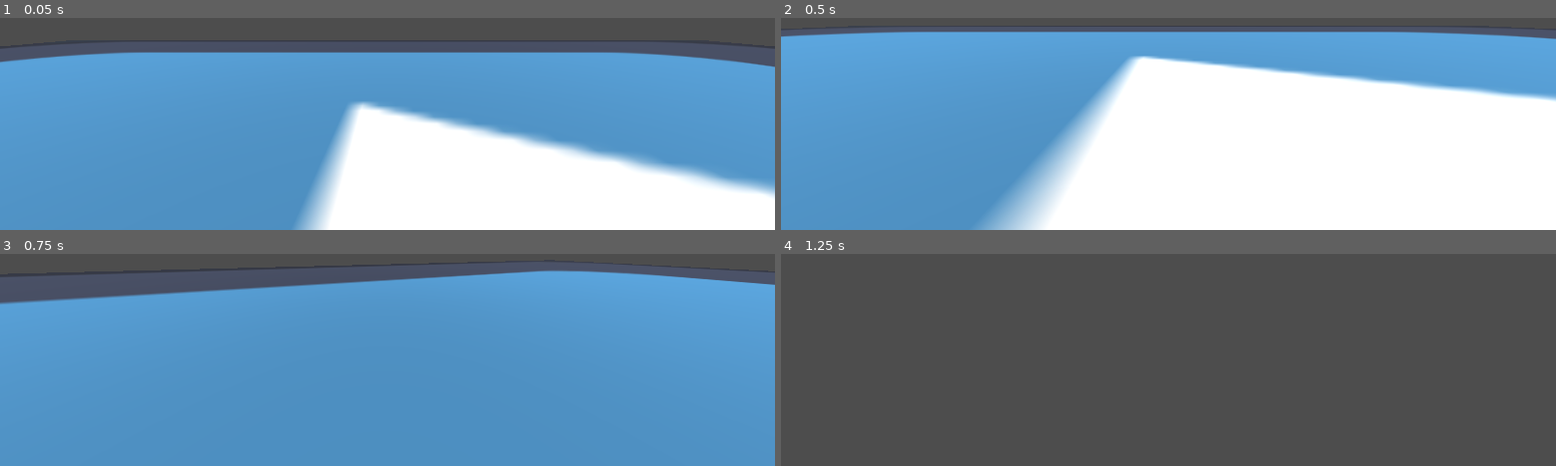
Above: before the commit, frames 1-4 (two rows, left to right).
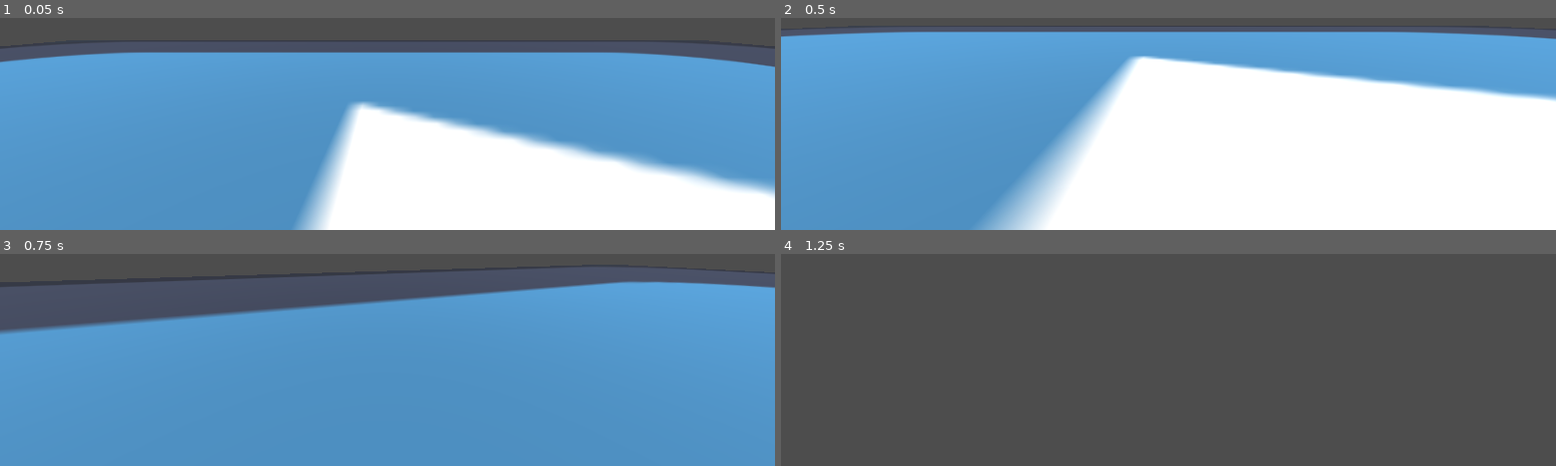
Above: after the commit, the same moments.

Repository: sudo-m3z1m/GhostRunner-like
Game: Godot game, scene res://Prefabs/test_scene.tscn
Same seed, same stepped clock (60 frames per second), same inputs: the game is played once before the commit and once after it. The engine's default icon, where the game draws it, is replaced by a stand-in: a white triangle on a blue panel in a dark square.
Inputs (mouse positions are in pixels of both pictures, inside the frame that each line leads up to):
- Up to frame 1 (0.05 s): no input
- Up to frame 2 (0.5 s): no input
- Up to frame 3 (0.75 s): tap Enter at 0.5 s; move the mouse to (outside the picture) at 0.52 s; hold W (Forward) from 0.53 s (still down); tap Shift (Shift) at 0.6 s
- Up to frame 4 (1.25 s): keep holding W (Forward)

Frames 1-2 are identical in both runs. In frame 3, 11% of the frame differs, in the area x 0-100%, y 4-38%; in frame 4, nothing differs.

Commit message:
Fixed bug with dash tween animation, it was permanently switching to the idle state, and added verticle dash direction

Diff:
--- a/Prefabs/CharacterController/States/dash.gd
+++ b/Prefabs/CharacterController/States/dash.gd
@@ -1,15 +1,17 @@
 extends State
+
+@onready var dash_timer: Timer = $Timer
 
 @export var dash_speed: float
 @export var dash_time: float
 @export var delta_dash_fov: float
 
-var dash_timer: SceneTreeTimer
-
 func enter_state(target: Player) -> void:
 	super(target)
 
-	dash_timer = get_tree().create_timer(dash_time)
+	accepted_states.erase(StateMachine.STATES.IDLE)
+
+	dash_timer.start(dash_time)
 	dash_timer.timeout.connect(finish_dash)
 
 	animate_transition(true)
@@ -20,19 +22,22 @@
 
 func exit_state(next_state: StateMachine.STATES) -> bool:
 	if is_next_state_valid(next_state):
-		animate_transition(false)
 		return true
 	return false
 
 func start_dash() -> void:
-	var direction: Vector3 = Vector3.FORWARD
-	direction = direction.rotated(Vector3.UP, target.camera.rotation.y)
-	direction = direction.rotated(Vector3.RIGHT, target.camera.rotation.x)
+	var direction: Vector3
+	direction = target.camera.global_position.direction_to(target.dash_marker.global_position)
 
-	target.velocity = direction * dash_speed
+	target.velocity += direction * dash_speed
 
 func finish_dash() -> void:
+	animate_transition(false)
+
+	accepted_states.append(StateMachine.STATES.IDLE)
 	state_machine.change_state(StateMachine.STATES.IDLE)
+
+	dash_timer.timeout.disconnect(finish_dash)
 
 func animate_transition(animation_in: bool):
 	var transition_fov: float = target.default_fov
@@ -41,4 +46,4 @@
 	if animation_in:
 		transition_fov += delta_dash_fov
 
-	tween.tween_property(target.camera, "fov", transition_fov, 0.01)
+	tween.tween_property(target.camera, "fov", transition_fov, dash_time)
--- a/Prefabs/player.gd
+++ b/Prefabs/player.gd
@@ -9,6 +9,7 @@
 
 @onready var camera: Camera3D = $CameraPivot/Camera3D
 @onready var camera_pivot: Node3D = $CameraPivot
+@onready var dash_marker: Marker3D = $CameraPivot/Camera3D/Marker3D
 @onready var input_handler: InputHandler = $InputHandler
 @onready var state_machine: StateMachine = $StateMachine
 
--- a/Prefabs/player.tscn
+++ b/Prefabs/player.tscn
@@ -23,6 +23,9 @@
 [node name="Camera3D" type="Camera3D" parent="CameraPivot"]
 transform = Transform3D(1, 0, 0, 0, 1, 0, 0, 0, 1, 0, 0.905895, -0.604244)
 current = true
+
+[node name="Marker3D" type="Marker3D" parent="CameraPivot/Camera3D"]
+transform = Transform3D(1, 0, 0, 0, 1, 0, 0, 0, 1, 0, 0, -1.00497)
 
 [node name="CollisionShape3D" type="CollisionShape3D" parent="."]
 shape = SubResource("BoxShape3D_gsifa")
@@ -60,7 +63,10 @@
 [node name="Dash" type="Node" parent="StateMachine"]
 script = ExtResource("7_kwa41")
 dash_speed = 100.0
-dash_time = 0.2
-delta_dash_fov = 20.0
+dash_time = 0.1
+delta_dash_fov = 10.0
 animation = "Dash"
 accepted_states = Array[int]([0, 2])
+
+[node name="Timer" type="Timer" parent="StateMachine/Dash"]
+one_shot = true
